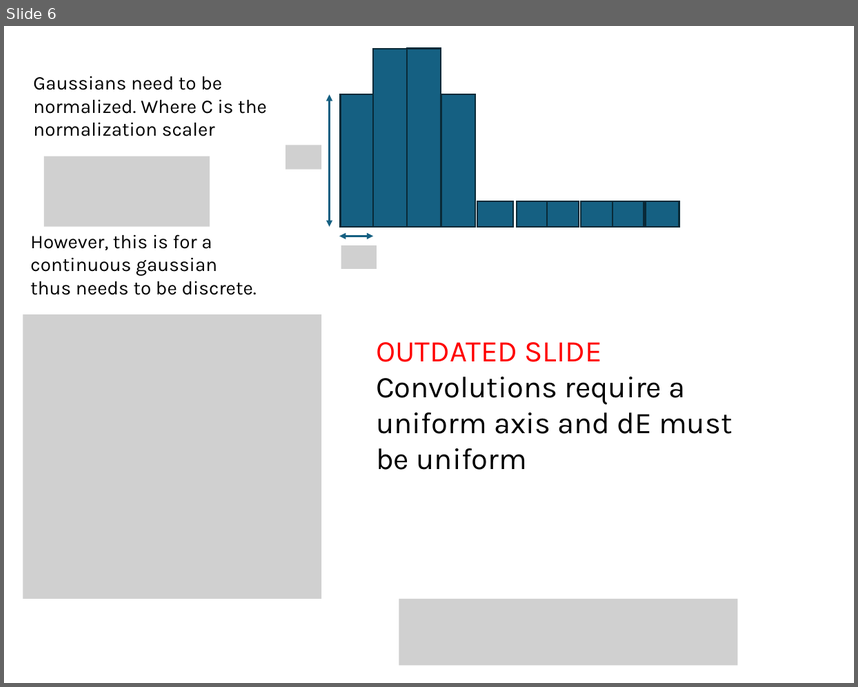
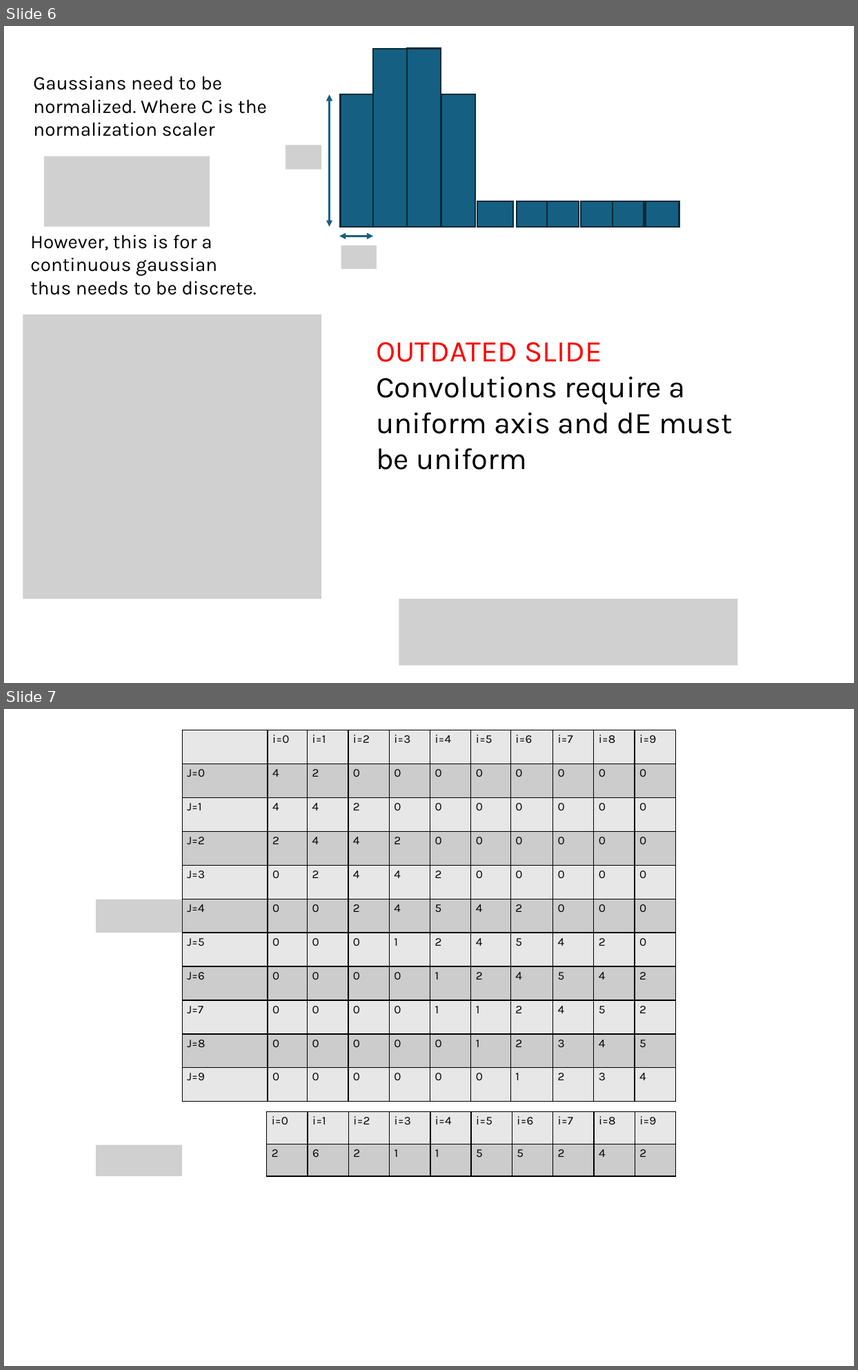
Before and after one commit to det-lab/elbe-data-convolution, a slide deck: docs/ConvolutionInfographic.pptx. Shown one above the other, each under a label of ours: slide 6 before the commit, slides 6 and 7 after it. The pictures are 858x687 and 858x1370 pixels, drawn with LibreOffice and Linux fonts; fonts in the diff are those of the drawing; grey boxes stand for pictures. Boxes give left, top, right and bottom in pixels: in the first picture for what was removed or moved away, otherwise in the second. Text is boxed around its words. In the diff, an @@ line names an element or a change of style, - is before the commit and + after.

```diff
--- a/docs/ConvolutionInfographic.pptx
+++ b/docs/ConvolutionInfographic.pptx
@@ slide 7 added at [4, 709, 854, 1366], background #FFFFFF @@
@@ table added at [183, 730, 676, 1102], 11 rows, 11 columns @@
+ | i=0 | i=1 | i=2 | i=3 | i=4 | i=5 | i=6 | i=7 | i=8 | i=9
+J=0 | 4 | 2 | 0 | 0 | 0 | 0 | 0 | 0 | 0 | 0
+J=1 | 4 | 4 | 2 | 0 | 0 | 0 | 0 | 0 | 0 | 0
+J=2 | 2 | 4 | 4 | 2 | 0 | 0 | 0 | 0 | 0 | 0
+J=3 | 0 | 2 | 4 | 4 | 2 | 0 | 0 | 0 | 0 | 0
+J=4 | 0 | 0 | 2 | 4 | 5 | 4 | 2 | 0 | 0 | 0
+J=5 | 0 | 0 | 0 | 1 | 2 | 4 | 5 | 4 | 2 | 0
+J=6 | 0 | 0 | 0 | 0 | 1 | 2 | 4 | 5 | 4 | 2
+J=7 | 0 | 0 | 0 | 0 | 1 | 1 | 2 | 4 | 5 | 2
+J=8 | 0 | 0 | 0 | 0 | 0 | 1 | 2 | 3 | 4 | 5
+J=9 | 0 | 0 | 0 | 0 | 0 | 0 | 1 | 2 | 3 | 4
@@ picture added at [96, 899, 183, 933] @@
@@ table added at [267, 1112, 676, 1175], 2 rows, 10 columns @@
+i=0 | i=1 | i=2 | i=3 | i=4 | i=5 | i=6 | i=7 | i=8 | i=9
+2 | 6 | 2 | 1 | 1 | 5 | 5 | 2 | 4 | 2
@@ picture added at [96, 1145, 183, 1175] @@
```
Also in this commit, not shown: 1 slide changed, 1 other slide added, 10 other files.
